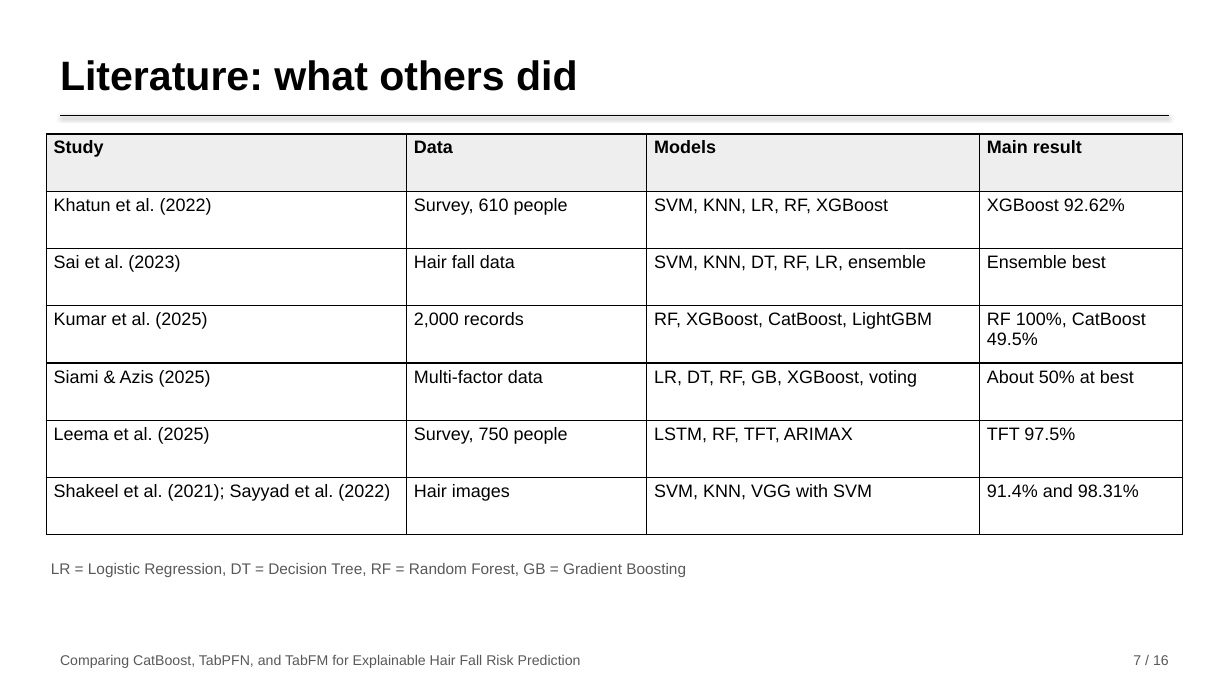
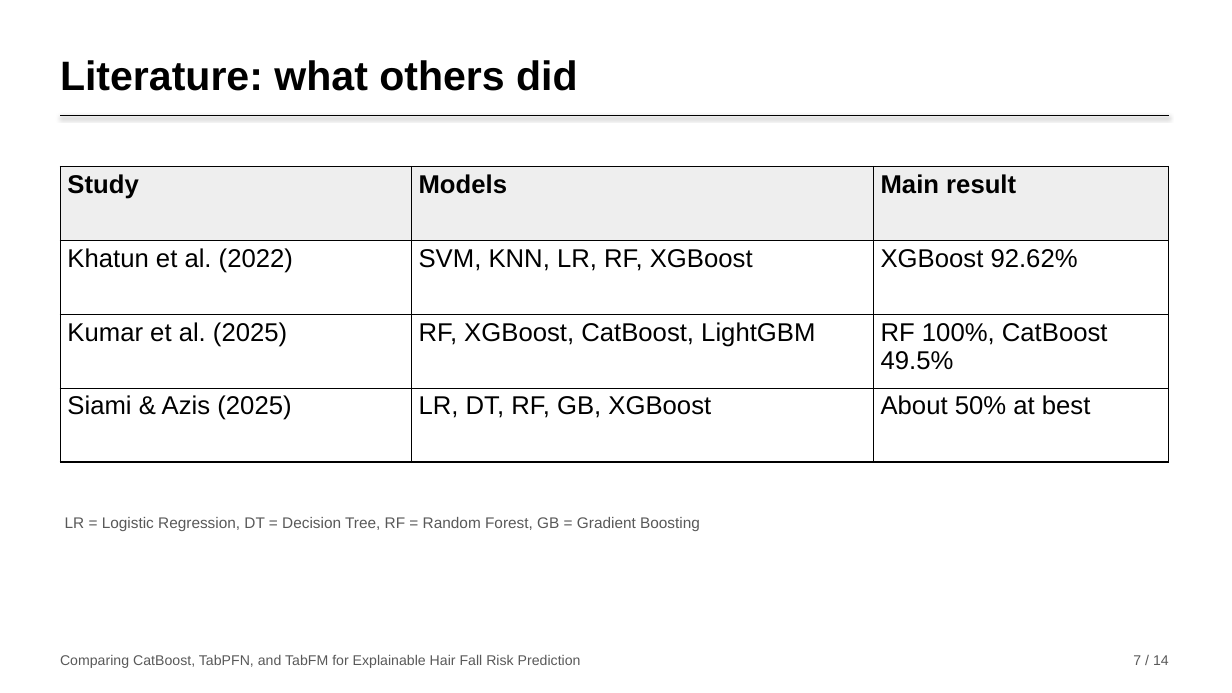
Before and after one commit to nirajanS1211/Hairfall-Thesis, a slide deck: slide 7 of Thesis_Final/Presentation/Hairfall_Presentation.pptx. Drawn at 1232x693 pixels with LibreOffice and Linux fonts; fonts in the diff are those of the drawing. Boxes give left, top, right and bottom in pixels: in the first picture for what was removed or moved away, otherwise in the second. Text is boxed around its words. In the diff, an @@ line names an element or a change of style, - is before the commit and + after.

```diff
--- a/Thesis_Final/Presentation/Hairfall_Presentation.pptx
+++ b/Thesis_Final/Presentation/Hairfall_Presentation.pptx
@@ table at bbox=[60, 166, 1169, 462] @@
-Study | Data | Models | Main result
-Khatun et al. (2022) | Survey, 610 people | SVM, KNN, LR, RF, XGBoost | XGBoost 92.62%
-Sai et al. (2023) | Hair fall data | SVM, KNN, DT, RF, LR, ensemble | Ensemble best
-Kumar et al. (2025) | 2,000 records | RF, XGBoost, CatBoost, LightGBM | RF 100%, CatBoost 49.5%
-Siami & Azis (2025) | Multi-factor data | LR, DT, RF, GB, XGBoost, voting | About 50% at best
-Leema et al. (2025) | Survey, 750 people | LSTM, RF, TFT, ARIMAX | TFT 97.5%
-Shakeel et al. (2021); Sayyad et al. (2022) | Hair images | SVM, KNN, VGG with SVM | 91.4% and 98.31%
+Study | Models | Main result
+Khatun et al. (2022) | SVM, KNN, LR, RF, XGBoost | XGBoost 92.62%
+Kumar et al. (2025) | RF, XGBoost, CatBoost, LightGBM | RF 100%, CatBoost 49.5%
+Siami & Azis (2025) | LR, DT, RF, GB, XGBoost | About 50% at best
@@ table: place and size @@
-table at bbox=[46, 134, 1183, 535]
+table at bbox=[60, 166, 1169, 462]
@@ text "LR = Logistic Regression, DT ...": place and size @@
-text "LR = Logistic Regression, DT ..." at bbox=[51, 563, 686, 577]
+text "LR = Logistic Regression, DT ..." at bbox=[65, 517, 700, 531]
@@ text at bbox=[1133, 655, 1169, 665]: text changed @@
-7 / 16
+7 / 14
```
Also in this commit, not shown: 12 other slides changed, 2 slides removed, 2 other files.
